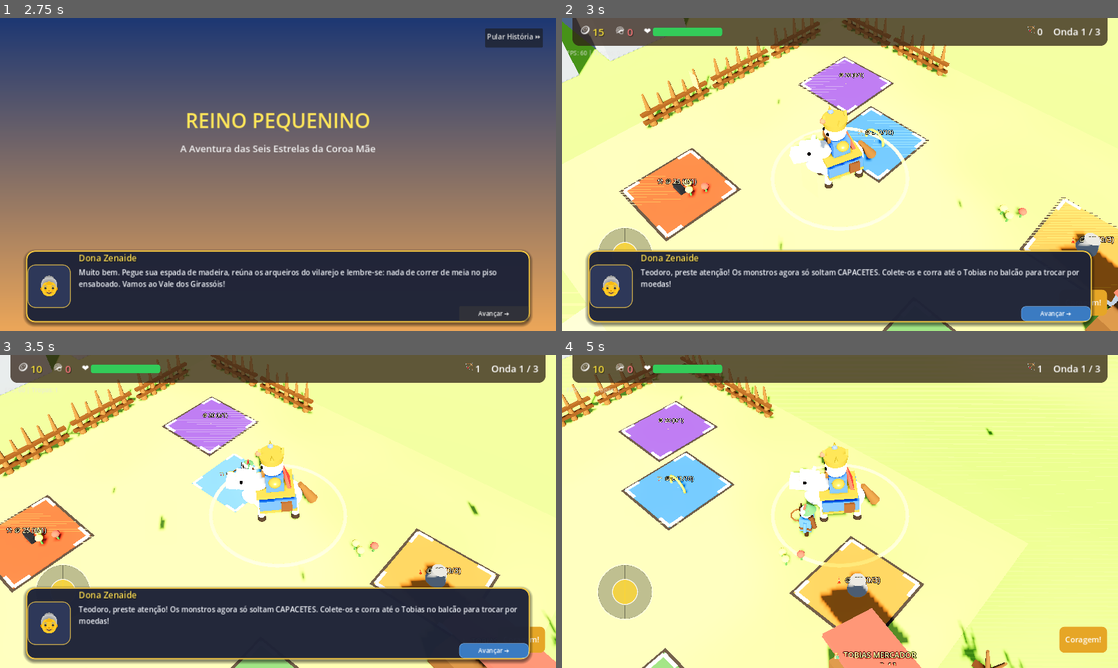
Above: before the commit, frames 1-4 (two rows, left to right).
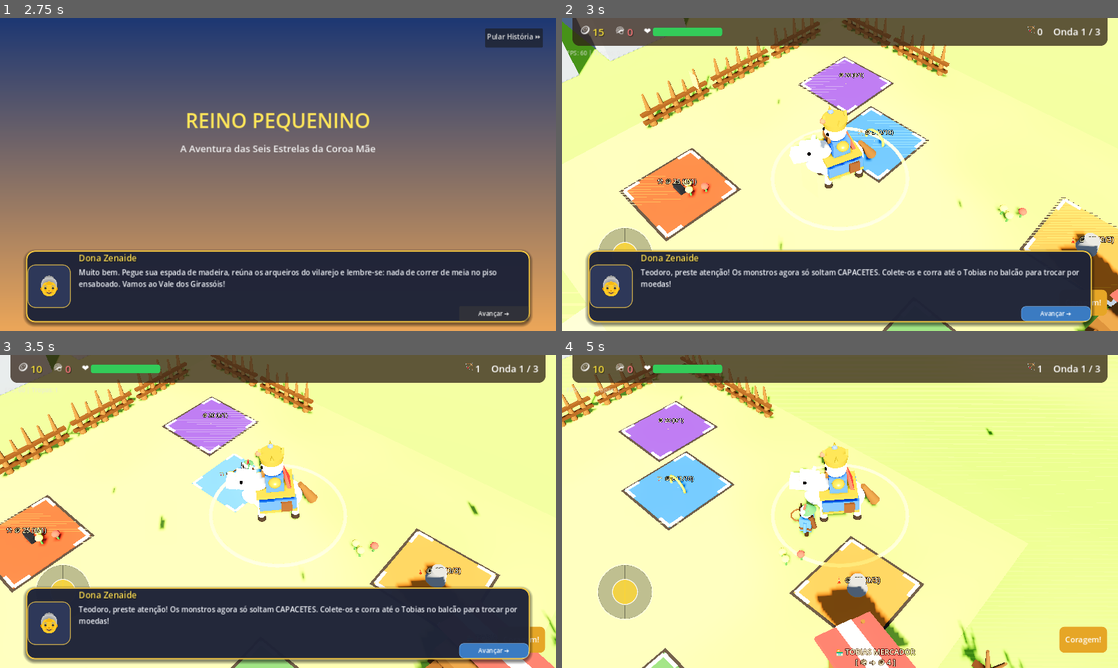
Above: after the commit, the same moments.

Repository: JonathasHenrique/reino-pequenino
Game: Godot game, scene res://scenes/ui/MainMenu.tscn
The game is run twice, just before and just after one commit, with the same random seed, the same clock (stepped at 60 frames per second) and the same inputs.
Inputs (mouse positions are in pixels of both pictures, inside the frame that each line leads up to):
- Up to frame 1 (2.75 s): click "⚔️ Iniciar Jornada" at 0.5 s; click "Pular História ⏩" at 1.25 s; click "Avançar ➔" at 2 s
- Up to frame 2 (3 s): tap Enter at 2.75 s; move the mouse to (962, 158) at 2.77 s; hold Right (ui_right) from 2.78 s (still down); click (962, 158) at 2.92 s
- Up to frame 3 (3.5 s): keep holding Right (ui_right); tap Space at 3.02 s
- Up to frame 4 (5 s): release Right (ui_right) at 3.5 s; drag from (728, 527) to (812, 574) at 3.52 s; move the mouse to (895, 442) at 4.27 s; hold Right (ui_right) from 4.28 s (still down)

Frame 1 is identical in both runs. In frame 2, 0.2% of the frame differs, in the area x 92-100%, y 72-100%; in frame 3, 0.4%; in frame 4, 1.8%, in the area x 45-65%, y 73-100%.
Error in both runs: Cannot call method 'set_input_as_handled' on a null value. (res://scripts/ui/DialogueBox.gd:53)

Commit message:
feat(art): Fase 3 - shaders toon com rim-light, contorno inverted hull, nova torre aberta, inimigos vermelhos e mercador Tobias estilizado

Diff:
--- /dev/null
+++ b/assets/shaders/outline_inverted_hull.gdshader
@@ -0,0 +1,16 @@
+shader_type spatial;
+render_mode cull_front, unshaded;
+
+// outline_inverted_hull.gdshader - Contorno nítido por extrusão normal (Inverted Hull)
+// Extremamente leve em GPU mobile (sem passes pós-processamento na tela)
+
+uniform vec4 outline_color : source_color = vec4(0.169, 0.106, 0.071, 1.0); // #2B1B12 (marrom escuro estilizado)
+uniform float outline_width : hint_range(0.0, 0.06) = 0.022;
+
+void vertex() {
+	VERTEX += NORMAL * outline_width;
+}
+
+void fragment() {
+	ALBEDO = outline_color.rgb;
+}
--- /dev/null
+++ b/assets/shaders/toon_character.gdshader
@@ -0,0 +1,36 @@
+shader_type spatial;
+render_mode diffuse_toon, specular_toon;
+
+// toon_character.gdshader - Toon Shading limpo com 2 faixas de luz e rim light suave
+// Desenvolvido para máxima legibilidade mobile (estilo Kingshot / Clash of Clans)
+
+uniform vec4 base_color : source_color = vec4(0.5, 0.5, 0.5, 1.0);
+uniform vec4 shade_color : source_color = vec4(0.3, 0.3, 0.35, 1.0);
+uniform float rim_threshold : hint_range(0.0, 1.0) = 0.65;
+uniform vec4 rim_color : source_color = vec4(1.0, 0.95, 0.85, 0.3);
+uniform float roughness_val : hint_range(0.0, 1.0) = 0.7;
+uniform float metallic_val : hint_range(0.0, 1.0) = 0.0;
+uniform vec4 emission_color : source_color = vec4(0.0, 0.0, 0.0, 1.0);
+uniform float emission_energy = 0.0;
+
+void fragment() {
+	ALBEDO = base_color.rgb;
+	ROUGHNESS = roughness_val;
+	METALLIC = metallic_val;
+	if (emission_energy > 0.0) {
+		EMISSION = emission_color.rgb * emission_energy;
+	}
+}
+
+void light() {
+	float n_dot_l = dot(NORMAL, LIGHT);
+	// Faixa toon limpa com transição rápida
+	float light_step = smoothstep(0.05, 0.18, n_dot_l);
+	vec3 diffuse = mix(shade_color.rgb * ALBEDO, ALBEDO, light_step);
+
+	// Rim light suave nas silhuetas
+	float rim = 1.0 - max(dot(VIEW, NORMAL), 0.0);
+	float rim_term = smoothstep(rim_threshold, 1.0, rim) * max(n_dot_l, 0.0);
+
+	DIFFUSE_LIGHT += diffuse * LIGHT_COLOR * ATTENUATION + (rim_color.rgb * rim_term * rim_color.a);
+}
--- a/scenes/entities/ArcherTower.tscn
+++ b/scenes/entities/ArcherTower.tscn
@@ -10,42 +10,41 @@
 radius = 4.5
 
 [sub_resource type="CylinderMesh" id="CylinderMesh_post"]
-top_radius = 0.12
-bottom_radius = 0.16
-height = 3.2
+top_radius = 0.14
+bottom_radius = 0.18
+height = 3.4
 
 [sub_resource type="StandardMaterial3D" id="StandardMaterial3D_wood_dark"]
 albedo_color = Color(0.42, 0.28, 0.16, 1)
 roughness = 0.85
 
 [sub_resource type="BoxMesh" id="BoxMesh_stone_foot"]
-size = Vector3(0.45, 0.5, 0.45)
+size = Vector3(0.5, 0.6, 0.5)
 
 [sub_resource type="StandardMaterial3D" id="StandardMaterial3D_stone"]
-albedo_color = Color(0.45, 0.48, 0.52, 1)
+albedo_color = Color(0.557, 0.584, 0.620, 1)
 roughness = 0.9
 
 [sub_resource type="BoxMesh" id="BoxMesh_platform"]
-size = Vector3(2.8, 0.25, 2.8)
+size = Vector3(3.0, 0.3, 3.0)
 
 [sub_resource type="StandardMaterial3D" id="StandardMaterial3D_wood_plank"]
 albedo_color = Color(0.58, 0.42, 0.24, 1)
 roughness = 0.8
 
-[sub_resource type="BoxMesh" id="BoxMesh_railing"]
-size = Vector3(2.6, 0.65, 0.1)
+[sub_resource type="BoxMesh" id="BoxMesh_parapet"]
+size = Vector3(2.8, 0.8, 0.16)
 
-[sub_resource type="CylinderMesh" id="CylinderMesh_roof"]
-top_radius = 0.0
-bottom_radius = 1.8
-height = 1.2
-
-[sub_resource type="StandardMaterial3D" id="StandardMaterial3D_roof_tiles"]
-albedo_color = Color(0.72, 0.26, 0.22, 1)
-roughness = 0.7
+[sub_resource type="CylinderMesh" id="CylinderMesh_merlon"]
+top_radius = 0.05
+bottom_radius = 0.14
+height = 1.1
 
 [sub_resource type="StandardMaterial3D" id="StandardMaterial3D_flag"]
-albedo_color = Color(0.2, 0.5, 0.88, 1)
+albedo_color = Color(0.247, 0.498, 0.878, 1)
+
+[sub_resource type="PrismMesh" id="PrismMesh_pennant"]
+size = Vector3(0.8, 0.5, 0.04)
 
 [node name="ArcherTower" type="StaticBody3D" groups=["towers"]]
 script = ExtResource("1_tower")
@@ -60,47 +59,47 @@
 shape = SubResource("CylinderShape3D_garrison")
 
 [node name="PlatformMarker" type="Marker3D" parent="."]
-transform = Transform3D(1, 0, 0, 0, 1, 0, 0, 0, 1, 0, 3.25, 0)
+transform = Transform3D(1, 0, 0, 0, 1, 0, 0, 0, 1, 0, 3.3, 0)
 
 [node name="Visuals" type="Node3D" parent="."]
 
 [node name="PostNW" type="MeshInstance3D" parent="Visuals"]
-transform = Transform3D(1, 0, 0, 0, 1, 0, 0, 0, 1, -1.0, 1.6, -1.0)
+transform = Transform3D(1, 0, 0, 0, 1, 0, 0, 0, 1, -1.1, 1.7, -1.1)
 mesh = SubResource("CylinderMesh_post")
 surface_material_override/0 = SubResource("StandardMaterial3D_wood_dark")
 
 [node name="PostNE" type="MeshInstance3D" parent="Visuals"]
-transform = Transform3D(1, 0, 0, 0, 1, 0, 0, 0, 1, 1.0, 1.6, -1.0)
+transform = Transform3D(1, 0, 0, 0, 1, 0, 0, 0, 1, 1.1, 1.7, -1.1)
 mesh = SubResource("CylinderMesh_post")
 surface_material_override/0 = SubResource("StandardMaterial3D_wood_dark")
 
 [node name="PostSW" type="MeshInstance3D" parent="Visuals"]
-transform = Transform3D(1, 0, 0, 0, 1, 0, 0, 0, 1, -1.0, 1.6, 1.0)
+transform = Transform3D(1, 0, 0, 0, 1, 0, 0, 0, 1, -1.1, 1.7, 1.1)
 mesh = SubResource("CylinderMesh_post")
 surface_material_override/0 = SubResource("StandardMaterial3D_wood_dark")
 
 [node name="PostSE" type="MeshInstance3D" parent="Visuals"]
-transform = Transform3D(1, 0, 0, 0, 1, 0, 0, 0, 1, 1.0, 1.6, 1.0)
+transform = Transform3D(1, 0, 0, 0, 1, 0, 0, 0, 1, 1.1, 1.7, 1.1)
 mesh = SubResource("CylinderMesh_post")
 surface_material_override/0 = SubResource("StandardMaterial3D_wood_dark")
 
 [node name="StoneNW" type="MeshInstance3D" parent="Visuals"]
-transform = Transform3D(1, 0, 0, 0, 1, 0, 0, 0, 1, -1.0, 0.25, -1.0)
+transform = Transform3D(1, 0, 0, 0, 1, 0, 0, 0, 1, -1.1, 0.3, -1.1)
 mesh = SubResource("BoxMesh_stone_foot")
 surface_material_override/0 = SubResource("StandardMaterial3D_stone")
 
 [node name="StoneNE" type="MeshInstance3D" parent="Visuals"]
-transform = Transform3D(1, 0, 0, 0, 1, 0, 0, 0, 1, 1.0, 0.25, -1.0)
+transform = Transform3D(1, 0, 0, 0, 1, 0, 0, 0, 1, 1.1, 0.3, -1.1)
 mesh = SubResource("BoxMesh_stone_foot")
 surface_material_override/0 = SubResource("StandardMaterial3D_stone")
 
 [node name="StoneSW" type="MeshInstance3D" parent="Visuals"]
-transform = Transform3D(1, 0, 0, 0, 1, 0, 0, 0, 1, -1.0, 0.25, 1.0)
+transform = Transform3D(1, 0, 0, 0, 1, 0, 0, 0, 1, -1.1, 0.3, 1.1)
 mesh = SubResource("BoxMesh_stone_foot")
 surface_material_override/0 = SubResource("StandardMaterial3D_stone")
 
 [node name="StoneSE" type="MeshInstance3D" parent="Visuals"]
-transform = Transform3D(1, 0, 0, 0, 1, 0, 0, 0, 1, 1.0, 0.25, 1.0)
+transform = Transform3D(1, 0, 0, 0, 1, 0, 0, 0, 1, 1.1, 0.3, 1.1)
 mesh = SubResource("BoxMesh_stone_foot")
 surface_material_override/0 = SubResource("StandardMaterial3D_stone")
 
@@ -109,37 +108,47 @@
 mesh = SubResource("BoxMesh_platform")
 surface_material_override/0 = SubResource("StandardMaterial3D_wood_plank")
 
-[node name="RailNorth" type="MeshInstance3D" parent="Visuals"]
-transform = Transform3D(1, 0, 0, 0, 1, 0, 0, 0, 1, 0, 3.6, -1.3)
-mesh = SubResource("BoxMesh_railing")
+[node name="ParapetNorth" type="MeshInstance3D" parent="Visuals"]
+transform = Transform3D(1, 0, 0, 0, 1, 0, 0, 0, 1, 0, 3.7, -1.4)
+mesh = SubResource("BoxMesh_parapet")
 surface_material_override/0 = SubResource("StandardMaterial3D_wood_dark")
 
-[node name="RailSouth" type="MeshInstance3D" parent="Visuals"]
-transform = Transform3D(1, 0, 0, 0, 1, 0, 0, 0, 1, 0, 3.6, 1.3)
-mesh = SubResource("BoxMesh_railing")
+[node name="ParapetSouth" type="MeshInstance3D" parent="Visuals"]
+transform = Transform3D(1, 0, 0, 0, 1, 0, 0, 0, 1, 0, 3.7, 1.4)
+mesh = SubResource("BoxMesh_parapet")
 surface_material_override/0 = SubResource("StandardMaterial3D_wood_dark")
 
-[node name="RailWest" type="MeshInstance3D" parent="Visuals"]
-transform = Transform3D(-4.37114e-08, 0, 1, 0, 1, 0, -1, 0, -4.37114e-08, -1.3, 3.6, 0)
-mesh = SubResource("BoxMesh_railing")
+[node name="ParapetWest" type="MeshInstance3D" parent="Visuals"]
+transform = Transform3D(-4.37114e-08, 0, 1, 0, 1, 0, -1, 0, -4.37114e-08, -1.4, 3.7, 0)
+mesh = SubResource("BoxMesh_parapet")
 surface_material_override/0 = SubResource("StandardMaterial3D_wood_dark")
 
-[node name="RailEast" type="MeshInstance3D" parent="Visuals"]
-transform = Transform3D(-4.37114e-08, 0, 1, 0, 1, 0, -1, 0, -4.37114e-08, 1.3, 3.6, 0)
-mesh = SubResource("BoxMesh_railing")
+[node name="ParapetEast" type="MeshInstance3D" parent="Visuals"]
+transform = Transform3D(-4.37114e-08, 0, 1, 0, 1, 0, -1, 0, -4.37114e-08, 1.4, 3.7, 0)
+mesh = SubResource("BoxMesh_parapet")
 surface_material_override/0 = SubResource("StandardMaterial3D_wood_dark")
 
-[node name="Roof" type="MeshInstance3D" parent="Visuals"]
-transform = Transform3D(1, 0, 0, 0, 1, 0, 0, 0, 1, 0, 4.8, 0)
-mesh = SubResource("CylinderMesh_roof")
-surface_material_override/0 = SubResource("StandardMaterial3D_roof_tiles")
-
-[node name="FlagPole" type="MeshInstance3D" parent="Visuals"]
-transform = Transform3D(0.2, 0, 0, 0, 0.4, 0, 0, 0, 0.2, 0, 5.7, 0)
-mesh = SubResource("CylinderMesh_post")
+[node name="CornerPostNW" type="MeshInstance3D" parent="Visuals"]
+transform = Transform3D(1, 0, 0, 0, 1, 0, 0, 0, 1, -1.35, 3.8, -1.35)
+mesh = SubResource("CylinderMesh_merlon")
 surface_material_override/0 = SubResource("StandardMaterial3D_wood_dark")
 
-[node name="Flag" type="MeshInstance3D" parent="Visuals"]
-transform = Transform3D(0.3, 0, 0, 0, 0.4, 0, 0, 0, 0.05, 0.35, 6.0, 0)
-mesh = SubResource("BoxMesh_railing")
+[node name="CornerPostNE" type="MeshInstance3D" parent="Visuals"]
+transform = Transform3D(1, 0, 0, 0, 1, 0, 0, 0, 1, 1.35, 3.8, -1.35)
+mesh = SubResource("CylinderMesh_merlon")
+surface_material_override/0 = SubResource("StandardMaterial3D_wood_dark")
+
+[node name="CornerPostSW" type="MeshInstance3D" parent="Visuals"]
+transform = Transform3D(1, 0, 0, 0, 1, 0, 0, 0, 1, -1.35, 3.8, 1.35)
+mesh = SubResource("CylinderMesh_merlon")
+surface_material_override/0 = SubResource("StandardMaterial3D_wood_dark")
+
+[node name="CornerPostSE" type="MeshInstance3D" parent="Visuals"]
+transform = Transform3D(1, 0, 0, 0, 1, 0, 0, 0, 1, 1.35, 3.8, 1.35)
+mesh = SubResource("CylinderMesh_merlon")
+surface_material_override/0 = SubResource("StandardMaterial3D_wood_dark")
+
+[node name="BannerPennant" type="MeshInstance3D" parent="Visuals"]
+transform = Transform3D(1, 0, 0, 0, 1, 0, 0, 0, 1, 0, 4.4, -1.45)
+mesh = SubResource("PrismMesh_pennant")
 surface_material_override/0 = SubResource("StandardMaterial3D_flag")
--- a/scenes/entities/MerchantCounter.tscn
+++ b/scenes/entities/MerchantCounter.tscn
@@ -1,104 +1,148 @@
-[gd_scene load_steps=12 format=3]
+[gd_scene load_steps=18 format=3]
 
 [ext_resource type="Script" path="res://scripts/entities/MerchantCounter.gd" id="1_merch"]
 
-[sub_resource type="BoxShape3D" id="BoxShape3D_trig"]
-size = Vector3(3.6, 2.5, 3.6)
+[sub_resource type="BoxShape3D" id="BoxShape3D_counter"]
+size = Vector3(3.2, 2.2, 2.4)
 
-[sub_resource type="BoxMesh" id="BoxMesh_counter"]
+[sub_resource type="BoxMesh" id="BoxMesh_counter_wood"]
 size = Vector3(2.4, 0.9, 1.2)
 
 [sub_resource type="StandardMaterial3D" id="StandardMaterial3D_wood"]
-albedo_color = Color(0.48, 0.32, 0.18, 1)
+albedo_color = Color(0.54, 0.35, 0.17, 1)
 roughness = 0.85
 
-[sub_resource type="CylinderMesh" id="CylinderMesh_npc_body"]
-top_radius = 0.28
-bottom_radius = 0.35
-height = 1.0
+[sub_resource type="BoxMesh" id="BoxMesh_awning_stripe1"]
+size = Vector3(2.6, 0.12, 1.8)
 
-[sub_resource type="StandardMaterial3D" id="StandardMaterial3D_apron"]
-albedo_color = Color(0.25, 0.55, 0.35, 1)
+[sub_resource type="StandardMaterial3D" id="StandardMaterial3D_crimson_cloth"]
+albedo_color = Color(0.85, 0.22, 0.25, 1)
+roughness = 0.7
 
-[sub_resource type="SphereMesh" id="SphereMesh_npc_head"]
-radius = 0.24
-height = 0.48
+[sub_resource type="BoxMesh" id="BoxMesh_awning_stripe2"]
+size = Vector3(2.62, 0.14, 0.5)
+
+[sub_resource type="StandardMaterial3D" id="StandardMaterial3D_cream_cloth"]
+albedo_color = Color(0.98, 0.94, 0.82, 1)
+roughness = 0.7
+
+[sub_resource type="CylinderMesh" id="CylinderMesh_post"]
+top_radius = 0.05
+bottom_radius = 0.06
+height = 2.2
+
+[sub_resource type="BoxMesh" id="BoxMesh_crate"]
+size = Vector3(0.65, 0.45, 0.55)
+
+[sub_resource type="StandardMaterial3D" id="StandardMaterial3D_crate_wood"]
+albedo_color = Color(0.44, 0.28, 0.14, 1)
+
+[sub_resource type="CylinderMesh" id="CylinderMesh_coin_pile"]
+top_radius = 0.32
+bottom_radius = 0.38
+height = 0.35
+
+[sub_resource type="StandardMaterial3D" id="StandardMaterial3D_gold"]
+albedo_color = Color(1.0, 0.82, 0.18, 1)
+metallic = 0.75
+roughness = 0.25
+emission_enabled = true
+emission = Color(1.0, 0.75, 0.1, 1)
+emission_energy_multiplier = 0.4
+
+[sub_resource type="SphereMesh" id="SphereMesh_tobias_head"]
+radius = 0.26
+height = 0.52
 
 [sub_resource type="StandardMaterial3D" id="StandardMaterial3D_skin"]
-albedo_color = Color(1.0, 0.88, 0.76, 1)
+albedo_color = Color(1.0, 0.86, 0.74, 1)
 
 [sub_resource type="CylinderMesh" id="CylinderMesh_hat"]
-top_radius = 0.38
-bottom_radius = 0.45
-height = 0.12
+top_radius = 0.12
+bottom_radius = 0.38
+height = 0.25
 
 [sub_resource type="StandardMaterial3D" id="StandardMaterial3D_straw"]
-albedo_color = Color(0.88, 0.76, 0.42, 1)
-
-[sub_resource type="BoxMesh" id="BoxMesh_roof"]
-size = Vector3(2.6, 0.15, 1.6)
-
-[sub_resource type="StandardMaterial3D" id="StandardMaterial3D_awning"]
-albedo_color = Color(0.85, 0.25, 0.25, 1)
+albedo_color = Color(0.86, 0.75, 0.45, 1)
 
 [node name="MerchantCounter" type="Area3D"]
 script = ExtResource("1_merch")
 
 [node name="CollisionShape3D" type="CollisionShape3D" parent="."]
-transform = Transform3D(1, 0, 0, 0, 1, 0, 0, 0, 1, 0, 1.25, 0)
-shape = SubResource("BoxShape3D_trig")
+transform = Transform3D(1, 0, 0, 0, 1, 0, 0, 0, 1, 0, 1.1, 0)
+shape = SubResource("BoxShape3D_counter")
 
 [node name="Visuals" type="Node3D" parent="."]
 
-[node name="Table" type="MeshInstance3D" parent="Visuals"]
+[node name="CounterBase" type="MeshInstance3D" parent="Visuals"]
 transform = Transform3D(1, 0, 0, 0, 1, 0, 0, 0, 1, 0, 0.45, 0)
-mesh = SubResource("BoxMesh_counter")
+mesh = SubResource("BoxMesh_counter_wood")
+surface_material_override/0 = SubResource("StandardMaterial3D_wood")
+
+[node name="PostL" type="MeshInstance3D" parent="Visuals"]
+transform = Transform3D(1, 0, 0, 0, 1, 0, 0, 0, 1, -1.1, 1.1, -0.45)
+mesh = SubResource("CylinderMesh_post")
+surface_material_override/0 = SubResource("StandardMaterial3D_wood")
+
+[node name="PostR" type="MeshInstance3D" parent="Visuals"]
+transform = Transform3D(1, 0, 0, 0, 1, 0, 0, 0, 1, 1.1, 1.1, -0.45)
+mesh = SubResource("CylinderMesh_post")
 surface_material_override/0 = SubResource("StandardMaterial3D_wood")
 
 [node name="Awning" type="MeshInstance3D" parent="Visuals"]
-transform = Transform3D(1, 0, 0, 0, 0.984808, 0.173648, 0, -0.173648, 0.984808, 0, 2.2, -0.1)
-mesh = SubResource("BoxMesh_roof")
-surface_material_override/0 = SubResource("StandardMaterial3D_awning")
+transform = Transform3D(1, 0, 0, 0, 0.965926, 0.258819, 0, -0.258819, 0.965926, 0, 2.2, 0.05)
+mesh = SubResource("BoxMesh_awning_stripe1")
+surface_material_override/0 = SubResource("StandardMaterial3D_crimson_cloth")
 
-[node name="MerchantBody" type="MeshInstance3D" parent="Visuals"]
-transform = Transform3D(1, 0, 0, 0, 1, 0, 0, 0, 1, 0, 0.7, -0.65)
-mesh = SubResource("CylinderMesh_npc_body")
-surface_material_override/0 = SubResource("StandardMaterial3D_apron")
+[node name="AwningStripe" type="MeshInstance3D" parent="Visuals/Awning"]
+transform = Transform3D(1, 0, 0, 0, 1, 0, 0, 0, 1, 0, 0.02, 0)
+mesh = SubResource("BoxMesh_awning_stripe2")
+surface_material_override/0 = SubResource("StandardMaterial3D_cream_cloth")
 
-[node name="MerchantHead" type="MeshInstance3D" parent="Visuals"]
-transform = Transform3D(1, 0, 0, 0, 1, 0, 0, 0, 1, 0, 1.35, -0.65)
-mesh = SubResource("SphereMesh_npc_head")
+[node name="TroughCrate" type="MeshInstance3D" parent="Visuals"]
+transform = Transform3D(1, 0, 0, 0, 1, 0, 0, 0, 1, -0.7, 0.25, 0.9)
+mesh = SubResource("BoxMesh_crate")
+surface_material_override/0 = SubResource("StandardMaterial3D_crate_wood")
+
+[node name="CoinPallet" type="MeshInstance3D" parent="Visuals"]
+transform = Transform3D(1, 0, 0, 0, 1, 0, 0, 0, 1, 0.7, 0.18, 0.9)
+mesh = SubResource("CylinderMesh_coin_pile")
+surface_material_override/0 = SubResource("StandardMaterial3D_gold")
+
+[node name="TobiasNPC" type="MeshInstance3D" parent="Visuals"]
+transform = Transform3D(1, 0, 0, 0, 1, 0, 0, 0, 1, 0, 1.25, -0.4)
+mesh = SubResource("SphereMesh_tobias_head")
 surface_material_override/0 = SubResource("StandardMaterial3D_skin")
 
-[node name="MerchantHat" type="MeshInstance3D" parent="Visuals"]
-transform = Transform3D(1, 0, 0, 0, 1, 0, 0, 0, 1, 0, 1.6, -0.65)
+[node name="StrawHat" type="MeshInstance3D" parent="Visuals/TobiasNPC"]
+transform = Transform3D(1, 0, 0, 0, 1, 0, 0, 0, 1, 0, 0.25, 0)
 mesh = SubResource("CylinderMesh_hat")
 surface_material_override/0 = SubResource("StandardMaterial3D_straw")
 
 [node name="Label3D" type="Label3D" parent="."]
-transform = Transform3D(1, 0, 0, 0, 1, 0, 0, 0, 1, 0, 2.3, 0)
+transform = Transform3D(1, 0, 0, 0, 1, 0, 0, 0, 1, 0, 2.5, 0)
 billboard = 1
 double_sided = false
 text = "🏪 Tobias
 🪖 ➔ 🪙 4"
-font_size = 38
+font_size = 40
 outline_size = 12
-outline_modulate = Color(0, 0, 0, 0.95)
-modulate = Color(1.0, 0.95, 0.5, 1)
-pixel_size = 0.005
+outline_modulate = Color(0.169, 0.106, 0.071, 0.95)
+modulate = Color(1.0, 0.95, 0.70, 1)
+pixel_size = 0.0045
 render_priority = 6
 outline_render_priority = 5
 
 [node name="SpeechBubble" type="Label3D" parent="."]
-transform = Transform3D(1, 0, 0, 0, 1, 0, 0, 0, 1, 0, 2.9, 0)
+transform = Transform3D(1, 0, 0, 0, 1, 0, 0, 0, 1, 0, 3.1, 0)
 visible = false
 billboard = 1
 double_sided = false
 text = "✨ Negócio Fechado!"
-font_size = 36
+font_size = 38
 outline_size = 12
-outline_modulate = Color(0, 0, 0, 0.95)
+outline_modulate = Color(0.169, 0.106, 0.071, 0.95)
 modulate = Color(0.4, 1.0, 0.5, 1)
-pixel_size = 0.005
+pixel_size = 0.0045
 render_priority = 7
 outline_render_priority = 6
--- a/scenes/entities/MistyRunner.tscn
+++ b/scenes/entities/MistyRunner.tscn
@@ -1,38 +1,73 @@
-[gd_scene load_steps=10 format=3]
+[gd_scene load_steps=18 format=3]
 
 [ext_resource type="Script" path="res://scripts/entities/Enemy.gd" id="1_enemy"]
 
 [sub_resource type="CapsuleShape3D" id="CapsuleShape3D_misty"]
-radius = 0.35
-height = 1.0
+radius = 0.40
+height = 1.1
 
 [sub_resource type="SphereMesh" id="SphereMesh_body"]
-radius = 0.38
-height = 0.75
+radius = 0.40
+height = 0.70
 
-[sub_resource type="StandardMaterial3D" id="StandardMaterial3D_mist"]
-albedo_color = Color(0.48, 0.54, 0.62, 1)
+[sub_resource type="StandardMaterial3D" id="StandardMaterial3D_crimson"]
+albedo_color = Color(0.85, 0.21, 0.24, 1)
 roughness = 0.7
 
-[sub_resource type="CylinderMesh" id="CylinderMesh_pot"]
-top_radius = 0.32
-bottom_radius = 0.28
-height = 0.25
+[sub_resource type="CylinderMesh" id="CylinderMesh_belt"]
+top_radius = 0.38
+bottom_radius = 0.40
+height = 0.15
 
-[sub_resource type="StandardMaterial3D" id="StandardMaterial3D_metal"]
-albedo_color = Color(0.35, 0.38, 0.42, 1)
-metallic = 0.8
-roughness = 0.4
+[sub_resource type="StandardMaterial3D" id="StandardMaterial3D_dark_leather"]
+albedo_color = Color(0.24, 0.16, 0.10, 1)
+roughness = 0.85
+
+[sub_resource type="SphereMesh" id="SphereMesh_head"]
+radius = 0.28
+height = 0.50
+
+[sub_resource type="StandardMaterial3D" id="StandardMaterial3D_skin_goblin"]
+albedo_color = Color(0.55, 0.62, 0.48, 1)
+
+[sub_resource type="CylinderMesh" id="CylinderMesh_iron_helmet"]
+top_radius = 0.30
+bottom_radius = 0.34
+height = 0.28
+
+[sub_resource type="StandardMaterial3D" id="StandardMaterial3D_iron"]
+albedo_color = Color(0.32, 0.34, 0.38, 1)
+metallic = 0.85
+roughness = 0.35
+
+[sub_resource type="PrismMesh" id="PrismMesh_horn"]
+size = Vector3(0.12, 0.28, 0.10)
+
+[sub_resource type="StandardMaterial3D" id="StandardMaterial3D_bone"]
+albedo_color = Color(0.88, 0.84, 0.75, 1)
 
 [sub_resource type="SphereMesh" id="SphereMesh_eye"]
-radius = 0.07
-height = 0.14
+radius = 0.06
+height = 0.12
 
-[sub_resource type="StandardMaterial3D" id="StandardMaterial3D_lantern"]
-albedo_color = Color(1.0, 0.88, 0.25, 1)
+[sub_resource type="StandardMaterial3D" id="StandardMaterial3D_glow_eye"]
+albedo_color = Color(1.0, 0.85, 0.2, 1)
 emission_enabled = true
-emission = Color(1.0, 0.88, 0.25, 1)
-emission_energy_multiplier = 2.0
+emission = Color(1.0, 0.80, 0.15, 1)
+emission_energy_multiplier = 2.5
+
+[sub_resource type="CylinderMesh" id="CylinderMesh_club"]
+top_radius = 0.12
+bottom_radius = 0.05
+height = 0.65
+
+[sub_resource type="StandardMaterial3D" id="StandardMaterial3D_wood"]
+albedo_color = Color(0.48, 0.30, 0.16, 1)
+
+[sub_resource type="CylinderMesh" id="CylinderMesh_leg"]
+top_radius = 0.10
+bottom_radius = 0.11
+height = 0.35
 
 [node name="MistyRunner" type="CharacterBody3D" groups=["enemies"]]
 script = ExtResource("1_enemy")
@@ -43,27 +78,62 @@
 coin_drop_count = 2
 
 [node name="CollisionShape3D" type="CollisionShape3D" parent="."]
-transform = Transform3D(1, 0, 0, 0, 1, 0, 0, 0, 1, 0, 0.5, 0)
+transform = Transform3D(1, 0, 0, 0, 1, 0, 0, 0, 1, 0, 0.55, 0)
 shape = SubResource("CapsuleShape3D_misty")
 
 [node name="Visuals" type="Node3D" parent="."]
 
 [node name="Body" type="MeshInstance3D" parent="Visuals"]
-transform = Transform3D(1, 0, 0, 0, 1, 0, 0, 0, 1, 0, 0.45, 0)
+transform = Transform3D(1, 0, 0, 0, 1, 0, 0, 0, 1, 0, 0.52, 0)
 mesh = SubResource("SphereMesh_body")
-surface_material_override/0 = SubResource("StandardMaterial3D_mist")
+surface_material_override/0 = SubResource("StandardMaterial3D_crimson")
 
-[node name="CookingPot" type="MeshInstance3D" parent="Visuals"]
-transform = Transform3D(1, 0, 0, 0, 1, 0, 0, 0, 1, 0, 0.85, 0)
-mesh = SubResource("CylinderMesh_pot")
-surface_material_override/0 = SubResource("StandardMaterial3D_metal")
+[node name="Belt" type="MeshInstance3D" parent="Visuals"]
+transform = Transform3D(1, 0, 0, 0, 1, 0, 0, 0, 1, 0, 0.35, 0)
+mesh = SubResource("CylinderMesh_belt")
+surface_material_override/0 = SubResource("StandardMaterial3D_dark_leather")
 
-[node name="LeftEye" type="MeshInstance3D" parent="Visuals"]
-transform = Transform3D(1, 0, 0, 0, 1, 0, 0, 0, 1, -0.12, 0.55, 0.32)
+[node name="Head" type="MeshInstance3D" parent="Visuals"]
+transform = Transform3D(1, 0, 0, 0, 1, 0, 0, 0, 1, 0, 0.88, 0)
+mesh = SubResource("SphereMesh_head")
+surface_material_override/0 = SubResource("StandardMaterial3D_skin_goblin")
+
+[node name="Helmet" type="MeshInstance3D" parent="Visuals/Head"]
+transform = Transform3D(1, 0, 0, 0, 1, 0, 0, 0, 1, 0, 0.16, 0)
+mesh = SubResource("CylinderMesh_iron_helmet")
+surface_material_override/0 = SubResource("StandardMaterial3D_iron")
+
+[node name="HornL" type="MeshInstance3D" parent="Visuals/Head/Helmet"]
+transform = Transform3D(0.866025, 0.5, 0, -0.5, 0.866025, 0, 0, 0, 1, -0.32, 0.18, 0)
+mesh = SubResource("PrismMesh_horn")
+surface_material_override/0 = SubResource("StandardMaterial3D_bone")
+
+[node name="HornR" type="MeshInstance3D" parent="Visuals/Head/Helmet"]
+transform = Transform3D(0.866025, -0.5, 0, 0.5, 0.866025, 0, 0, 0, 1, 0.32, 0.18, 0)
+mesh = SubResource("PrismMesh_horn")
+surface_material_override/0 = SubResource("StandardMaterial3D_bone")
+
+[node name="EyeL" type="MeshInstance3D" parent="Visuals/Head"]
+transform = Transform3D(1, 0, 0, 0, 1, 0, 0, 0, 1, -0.11, 0.04, 0.24)
 mesh = SubResource("SphereMesh_eye")
-surface_material_override/0 = SubResource("StandardMaterial3D_lantern")
+surface_material_override/0 = SubResource("StandardMaterial3D_glow_eye")
 
-[node name="RightEye" type="MeshInstance3D" parent="Visuals"]
-transform = Transform3D(1, 0, 0, 0, 1, 0, 0, 0, 1, 0.12, 0.55, 0.32)
+[node name="EyeR" type="MeshInstance3D" parent="Visuals/Head"]
+transform = Transform3D(1, 0, 0, 0, 1, 0, 0, 0, 1, 0.11, 0.04, 0.24)
 mesh = SubResource("SphereMesh_eye")
-surface_material_override/0 = SubResource("StandardMaterial3D_lantern")
+surface_material_override/0 = SubResource("StandardMaterial3D_glow_eye")
+
+[node name="Club" type="MeshInstance3D" parent="Visuals"]
+transform = Transform3D(0.866025, -0.5, 0, 0.5, 0.866025, 0, 0, 0, 1, 0.42, 0.62, 0.15)
+mesh = SubResource("CylinderMesh_club")
+surface_material_override/0 = SubResource("StandardMaterial3D_wood")
+
+[node name="LegL" type="MeshInstance3D" parent="Visuals"]
+transform = Transform3D(1, 0, 0, 0, 1, 0, 0, 0, 1, -0.15, 0.18, 0)
+mesh = SubResource("CylinderMesh_leg")
+surface_material_override/0 = SubResource("StandardMaterial3D_dark_leather")
+
+[node name="LegR" type="MeshInstance3D" parent="Visuals"]
+transform = Transform3D(1, 0, 0, 0, 1, 0, 0, 0, 1, 0.15, 0.18, 0)
+mesh = SubResource("CylinderMesh_leg")
+surface_material_override/0 = SubResource("StandardMaterial3D_dark_leather")
Not shown: 1 places in scenes/entities/ArcherTower.tscn that only renumber resources
